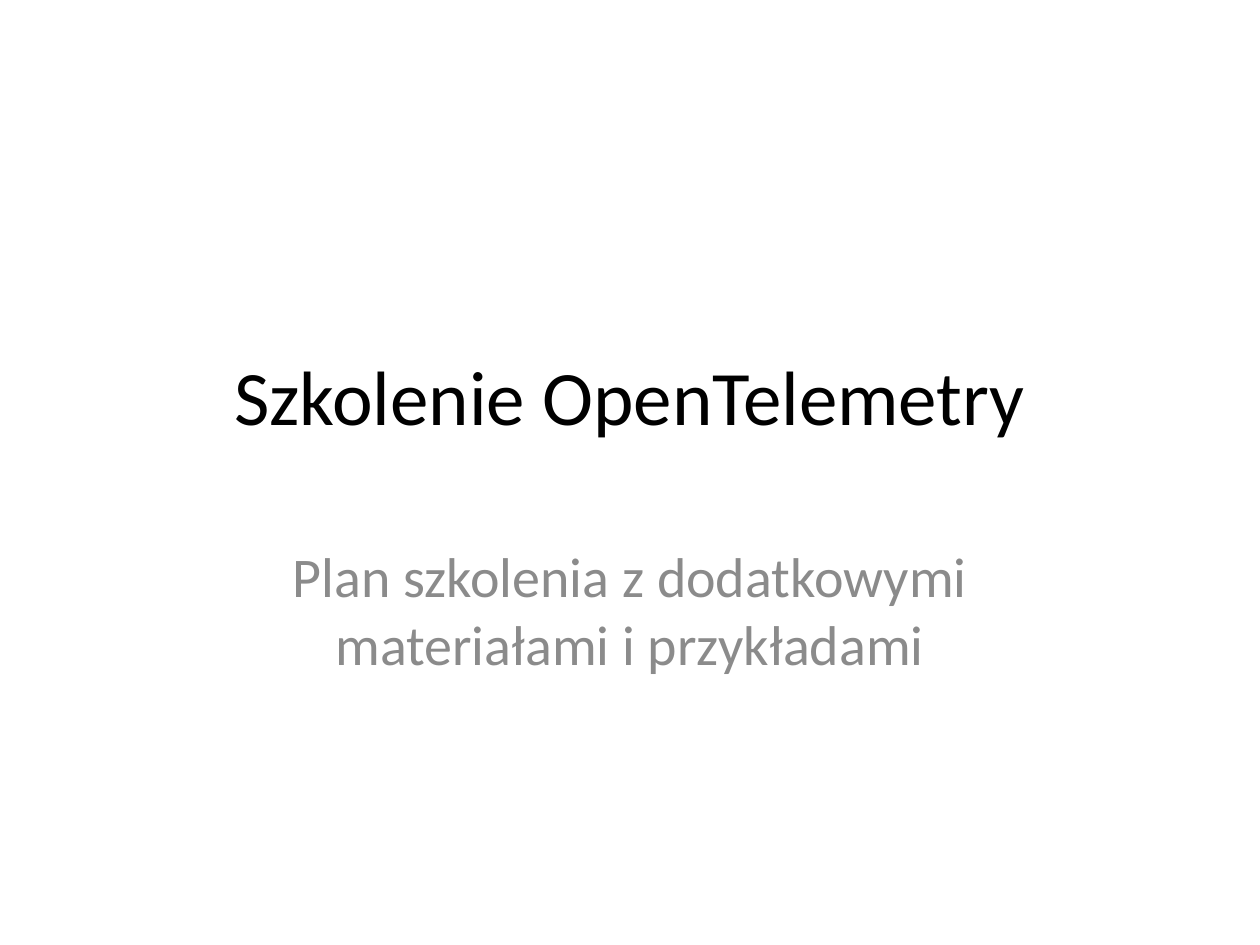
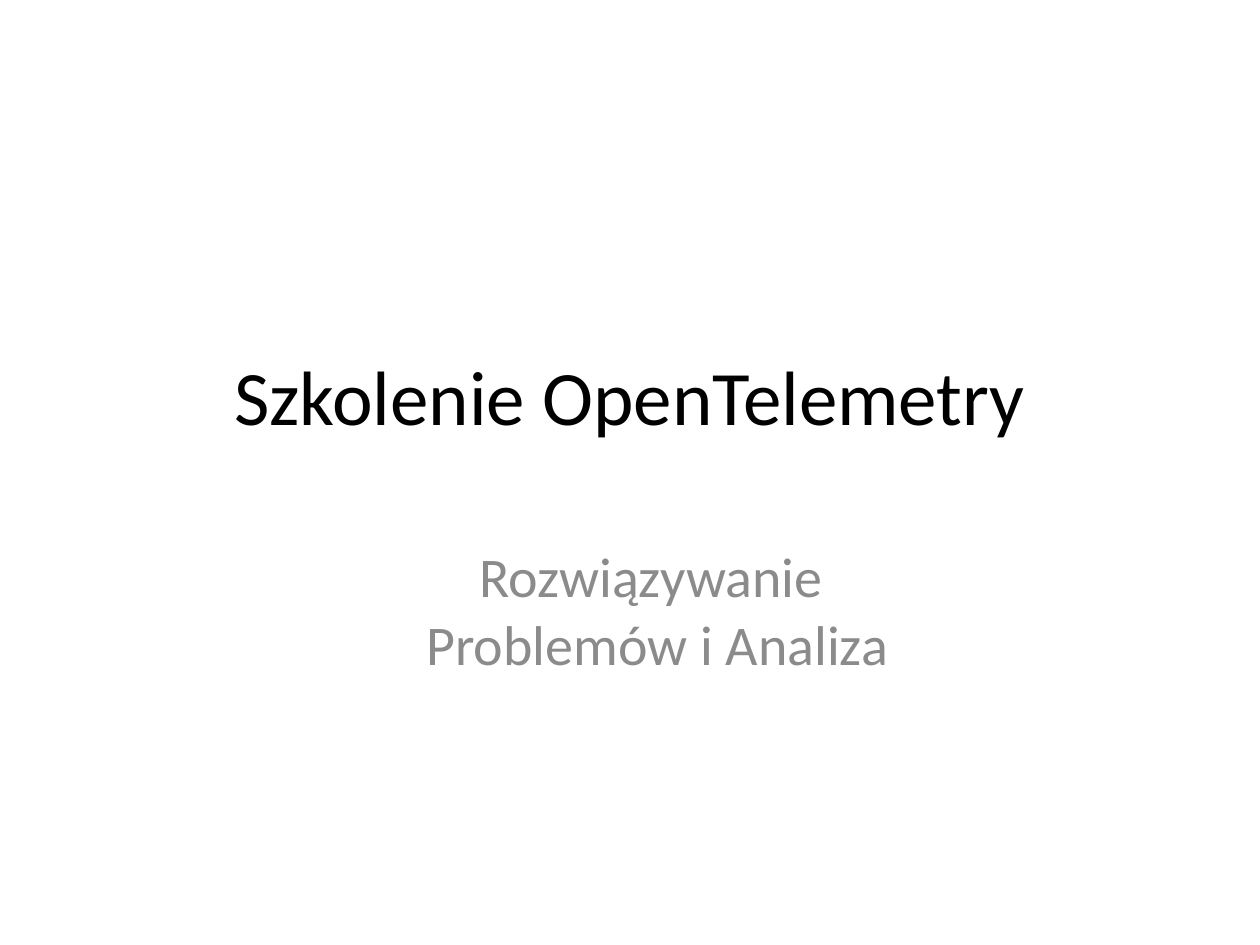
Before and after one commit to Kapsztajn/otel_training_python, a slide deck: slide 1 of otel teoria/Day 2 session Rozwiazywanie Problemow i Analiza.pptx. Drawn at 1260x945 pixels with LibreOffice and Linux fonts; fonts in the diff are those of the drawing. Boxes give left, top, right and bottom in pixels: in the first picture for what was removed or moved away, otherwise in the second. Text is boxed around its words. In the diff, an @@ line names an element or a change of style, - is before the commit and + after.

```diff
--- a/otel teoria/Day 2 session Rozwiazywanie Problemow i Analiza.pptx
+++ b/otel teoria/Day 2 session Rozwiazywanie Problemow i Analiza.pptx
@@ subtitle at box(426, 558, 888, 666): text changed @@
-Plan szkolenia z dodatkowymi materiałami i przykładami
+  Rozwiązywanie
+  Problemów i Analiza
```
Also in this commit, not shown: 10 other slides changed, 23 other files.
